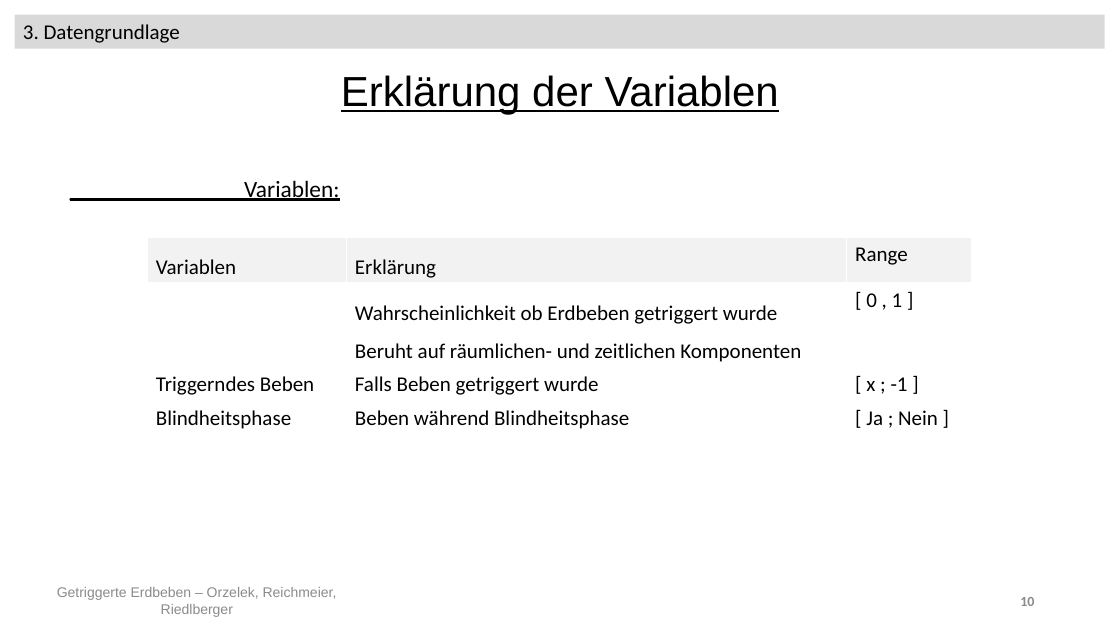
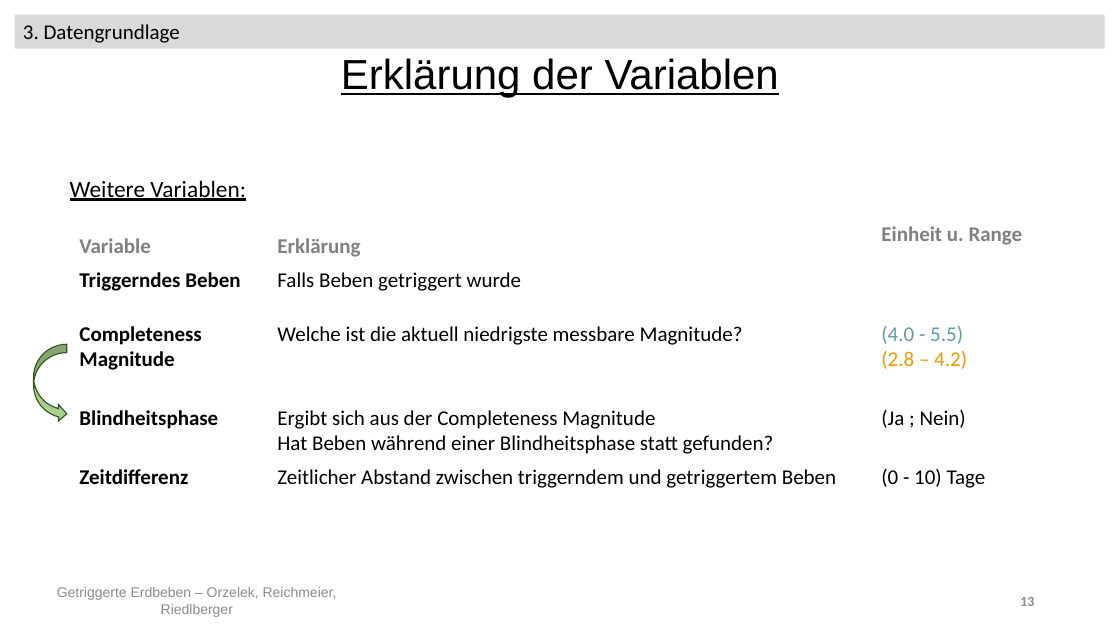
Before and after one commit to Kati77/Praktikum-Erdbeben, a slide deck: slide 13 of pp - AbschlusspräsentationX.pptx (slide 10 before the commit). Drawn at 1120x630 pixels with LibreOffice and Linux fonts; fonts in the diff are those of the drawing. Boxes give left, top, right and bottom in pixels: in the first picture for what was removed or moved away, otherwise in the second. Text is boxed around its words. In the diff, an @@ line names an element or a change of style, - is before the commit and + after.

```diff
--- a/pp - AbschlusspräsentationX.pptx
+++ b/pp - AbschlusspräsentationX.pptx
@@ text "Erklärung der Variablen": place and size @@
-text "Erklärung der Variablen" at [341, 75, 779, 115]
+text "Erklärung der Variablen" at [341, 58, 779, 97]
@@ text at [70, 180, 246, 201]: text changed @@
-_______________Variablen:
+Weitere Variablen:
@@ table at [71, 217, 1049, 494] @@
-row 1: Variablen | Erklärung | Range
-row 2:  | Wahrscheinlichkeit ob Erdbeben getriggert wurde / Beruht auf räumlichen- und zeitlichen Komponenten | [ 0 , 1 ]
-row 3: Triggerndes Beben | Falls Beben getriggert wurde | [ x ; -1 ]
-row 4: Blindheitsphase | Beben während Blindheitsphase | [ Ja ; Nein ]
+row 1: Variable | Erklärung | Einheit u. Range
+row 2: Triggerndes Beben | Falls Beben getriggert wurde | 
+row 3: Completeness Magnitude | Welche ist die aktuell niedrigste messbare Magnitude? | (4.0 - 5.5) / (2.8 – 4.2)
+row 4: Blindheitsphase | Ergibt sich aus der Completeness Magnitude / Hat Beben während einer Blindheitsphase statt gefunden? | (Ja ; Nein)
+row 5: Zeitdifferenz | Zeitlicher Abstand zwischen triggerndem und getriggertem Beben | (0 - 10) Tage
@@ table: place and size @@
-table at [148, 237, 973, 452]
+table at [71, 217, 1049, 494]
@@ curved right arrow added at [34, 344, 67, 423], fill #A9D18E, outline #385723 1 pt @@
@@ page number at [1020, 597, 1034, 606]: text changed @@
-10
+13
```
Also in this commit, not shown: 12 other slides changed, 23 slides added.
